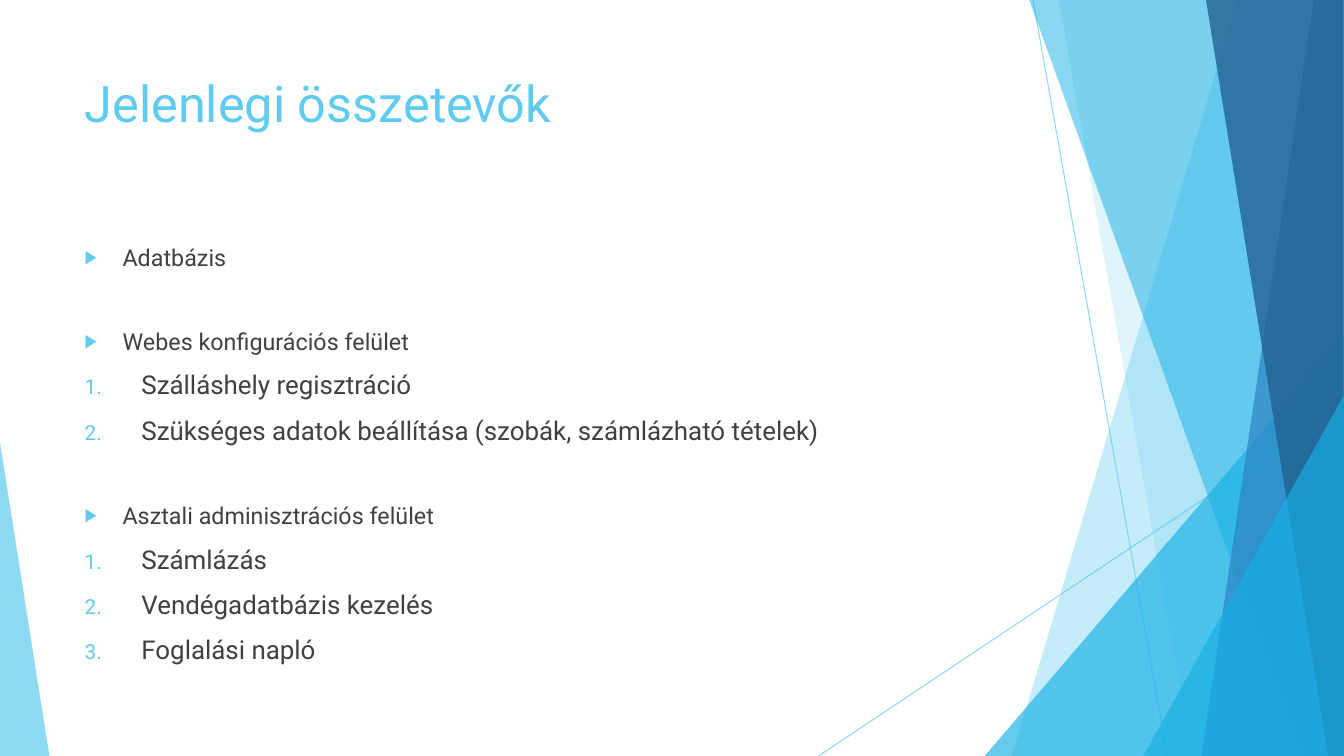
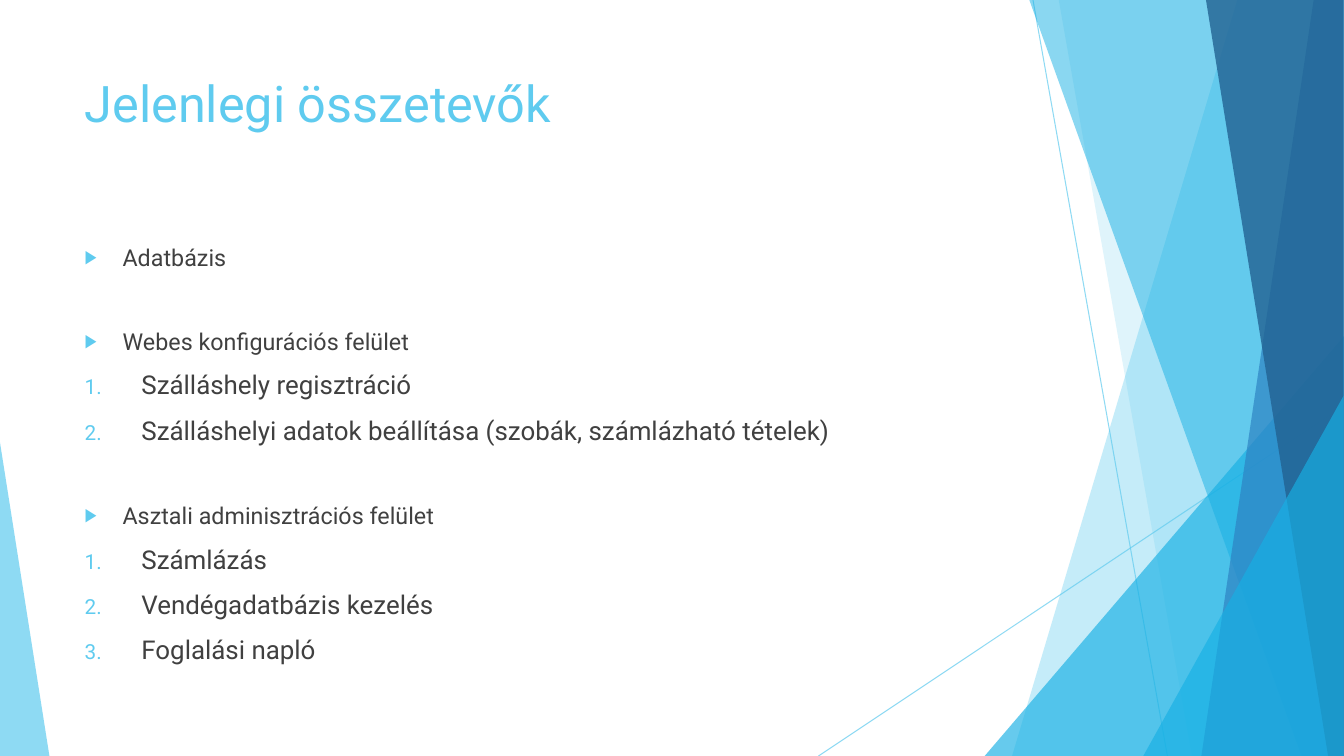
Before and after one commit to jbence1994/Virtual-Receptionist-projection, a slide deck: slide 4 of documentation/VR.pptx. Drawn at 1344x756 pixels with LibreOffice and Linux fonts; fonts in the diff are those of the drawing. Boxes give left, top, right and bottom in pixels: in the first picture for what was removed or moved away, otherwise in the second. Text is boxed around its words. In the diff, an @@ line names an element or a change of style, - is before the commit and + after.

```diff
--- a/documentation/VR.pptx
+++ b/documentation/VR.pptx
@@ text at (x1=141, y1=419, x2=829, y2=446): text changed @@
-2. Szükséges adatok beállítása (szobák, számlázható tételek)
+2. Szálláshelyi adatok beállítása (szobák, számlázható tételek)
```
Also in this commit, not shown: 6 other slides changed, 3 slides added, 2 slides removed.
